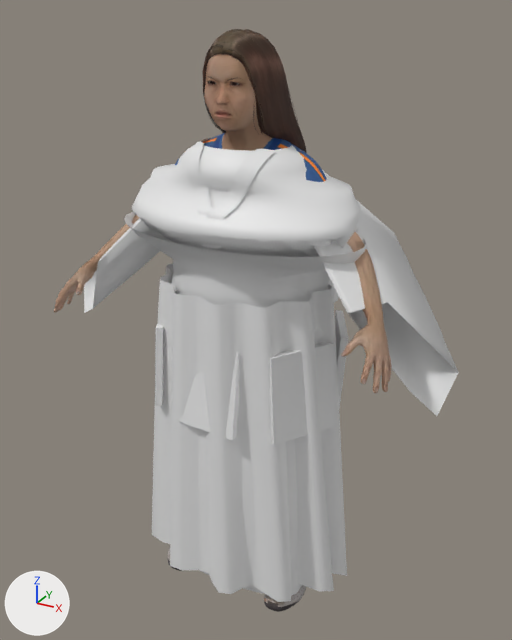
Two versions of the glTF model HistoryShift/assets/characters/mh/f01.gltf, one commit apart.
Both versions are drawn from a 50 mm lens placed at (0.808, -1.457, 1.467), pointed at (0.006, 0.001, 0.738). The axes (+X, +Y, +Z) are drawn at lower left. The lights are the same throughout. The first picture is the older version. Vertices at exactly the same position are counted once.

The first picture shows 'f01.body', 'f01.female_casualsuit01', 'f01.long01', 'f01_bodyw', 'f01_garment_armor', 'f01_garment_eri', 'f01_garment_hakama', 'f01_garment_kosode', 'f01_garment_obi', 'f01_garment_robe' and 1 more.
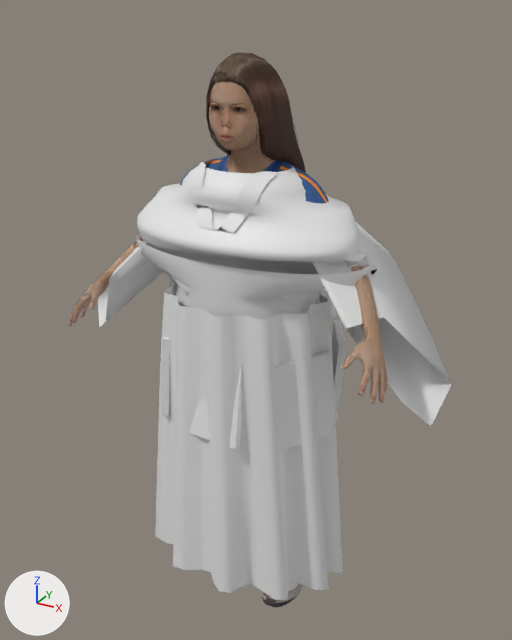
Changed parts and their boxes (x1, y1, x2, y2) in the pictures (512 x 640 px; the box of a moved part takes in the faces that stretch with it):
'f01_garment_hakama', reshaped
    before: (152, 263, 347, 602)
    after: (155, 278, 343, 600)
'f01_garment_kosode', reshaped
    before: (84, 138, 459, 416)
    after: (98, 158, 451, 426)
'f01_garment_armor', reshaped
    before: (124, 212, 368, 445)
    after: (137, 231, 371, 451)
'f01.body', reshaped
    before: (53, 54, 392, 602)
    after: (69, 81, 388, 597)
'f01.long01', reshaped
    before: (202, 29, 307, 153)
    after: (206, 52, 306, 173)
'f01.female_casualsuit01', reshaped
    before: (175, 133, 327, 182)
    after: (180, 155, 328, 204)
'f01_bodyw', reshaped (not visible afterwards)
    before: (205, 54, 239, 148)
part 7 of me_do, moved or reshaped
    before: (335, 310, 349, 409)
    after: (331, 319, 346, 424)
part 8 of me_do, moved or reshaped
    before: (155, 324, 164, 406)
    after: (162, 337, 170, 416)
part 9 of me_do, moved or reshaped
    before: (178, 352, 239, 440)
    after: (189, 363, 242, 449)
part 10 of me_do, moved or reshaped
    before: (270, 341, 334, 445)
    after: (272, 351, 332, 451)
part 11 of me_do, moved or reshaped
    before: (124, 212, 368, 339)
    after: (137, 231, 371, 349)

Diff of the bpy script that builds the scene:
```diff
--- a/HistoryShift/assets/characters/mh/f01.gltf.py
+++ b/HistoryShift/assets/characters/mh/f01.gltf.py
@@ me_base @@
-me_base.from_pydata(...)  # 13380 vertices, 26756 faces; spans x -0.437..0.437, y -0.285..0.08, z 0.0..1.418
+me_base.from_pydata(...)  # 13380 vertices, 26756 faces; spans x -0.422..0.422, y -0.253..0.078, z 0.0..1.372
+# me_base part 1: 13380 of 13380 vertices moved; they spanned x -0.437..0.437, y -0.285..0.08, z 0.0..1.418 and now span x -0.422..0.422, y -0.253..0.078, z 0.0..1.372; mean shift (0.0, 0.016, -0.038)
 me_base.materials.append(mat_f01_body)
@@ me_female_casualsuit01 @@
-me_female_casualsuit01.from_pydata(...)  # 2197 vertices, 4236 faces; spans x -0.238..0.235, y -0.146..0.082, z 0.076..1.21
+me_female_casualsuit01.from_pydata(...)  # 2197 vertices, 4236 faces; spans x -0.233..0.23, y -0.132..0.08, z 0.071..1.155
+# me_female_casualsuit01 part 2: 2197 of 2197 vertices moved; they spanned x -0.238..0.235, y -0.146..0.082, z 0.076..1.21 and now span x -0.233..0.23, y -0.132..0.08, z 0.071..1.155; mean shift (0.0, 0.007, -0.038)
 me_female_casualsuit01.materials.append(mat_f01_female_casualsuit01)
@@ me_long01 @@
-me_long01.from_pydata(...)  # 3238 vertices, 4108 faces; spans x -0.118..0.118, y -0.134..0.075, z 0.766..1.428
+me_long01.from_pydata(...)  # 3238 vertices, 4108 faces; spans x -0.113..0.113, y -0.121..0.085, z 0.737..1.381
+# me_long01 part 3: 3238 of 3238 vertices moved; they spanned x -0.118..0.118, y -0.134..0.075, z 0.766..1.428 and now span x -0.113..0.113, y -0.121..0.085, z 0.737..1.381; mean shift (0.0, 0.011, -0.044)
 me_long01.materials.append(mat_f01_long01)
@@ me_base_001 @@
-me_base_001.from_pydata(...)  # 10583 vertices, 20956 faces; spans x -0.437..0.437, y -0.285..0.032, z 0.0..1.418
+me_base_001.from_pydata(...)  # 10733 vertices, 21220 faces; spans x -0.422..0.422, y -0.253..0.05, z 0.0..1.372
+# me_base_001 part 4: 1 vertex moved within x 0.0, y -0.125, z 1.229; 4616 vertices removed from x -0.11..0.11, y -0.15..0.032, z 1.041..1.418; 4754 vertices added at x -0.11..0.11, y -0.131..0.05, z 0.988..1.372
+# other edits to the shape of me_base_001 do not show in these pictures
 me_base_001.materials.append(mat_f01_body)
@@ me_kosode_body @@
-me_kosode_body.from_pydata(...)  # 1072 vertices, 2000 faces; spans x -0.567..0.524, y -0.229..0.137, z 0.615..1.188
+me_kosode_body.from_pydata(...)  # 1072 vertices, 2000 faces; spans x -0.548..0.506, y -0.208..0.156, z 0.567..1.138
+# me_kosode_body part 5: 1072 of 1072 vertices moved; they spanned x -0.567..0.524, y -0.229..0.137, z 0.615..1.188 and now span x -0.548..0.506, y -0.208..0.156, z 0.567..1.138; mean shift (0.003, 0.005, -0.034)
 me_kosode_body.materials.append(mat_garment_kosode)
@@ me_hakama @@
-me_hakama.from_pydata(...)  # 1088 vertices, 2048 faces; spans x -0.306..0.305, y -0.255..0.176, z 0.052..0.87
+me_hakama.from_pydata(...)  # 1088 vertices, 2048 faces; spans x -0.292..0.292, y -0.251..0.174, z 0.053..0.837
+# me_hakama part 6: 1088 of 1088 vertices moved; they spanned x -0.306..0.305, y -0.255..0.176, z 0.052..0.87 and now span x -0.292..0.292, y -0.251..0.174, z 0.053..0.837; mean shift (0.0, 0.001, -0.016)
 me_hakama.materials.append(mat_garment_hakama)
@@ me_do @@
-me_do.from_pydata(...)  # 272 vertices, 456 faces; spans x -0.308..0.308, y -0.241..0.187, z 0.529..0.999
+me_do.from_pydata(...)  # 272 vertices, 456 faces; spans x -0.309..0.309, y -0.221..0.199, z 0.496..0.945
+# me_do part 7: the loose piece of 8 vertices spanning x 0.157..0.263, y -0.024..0.142, z 0.529..0.75 is moved by (-0.009, 0.012, -0.033)
+# me_do part 8: the loose piece of 8 vertices spanning x -0.263..-0.157, y -0.19..-0.024, z 0.529..0.75 is moved by (0.009, 0.013, -0.033)
+# me_do part 9: the loose piece of 8 vertices spanning x -0.098..0.074, y -0.235..-0.177, z 0.529..0.75 is moved by (0.001, 0.013, -0.033)
+# me_do part 10: the loose piece of 8 vertices spanning x 0.137..0.259, y -0.204..-0.043, z 0.529..0.75 is moved by (-0.009, 0.013, -0.033)
+# me_do part 11: 224 of 272 vertices moved; they spanned x -0.308..0.308, y -0.241..0.167, z 0.76..0.999 and now span x -0.309..0.309, y -0.188..0.159, z 0.727..0.945; mean shift (0.0, 0.01, -0.043); largest move (0.0, -0.241, 0.999) -> (0.0, -0.188, 0.945)
+# other edits to the shape of me_do do not show in these pictures
 me_do.materials.append(mat_garment_armor)
```
